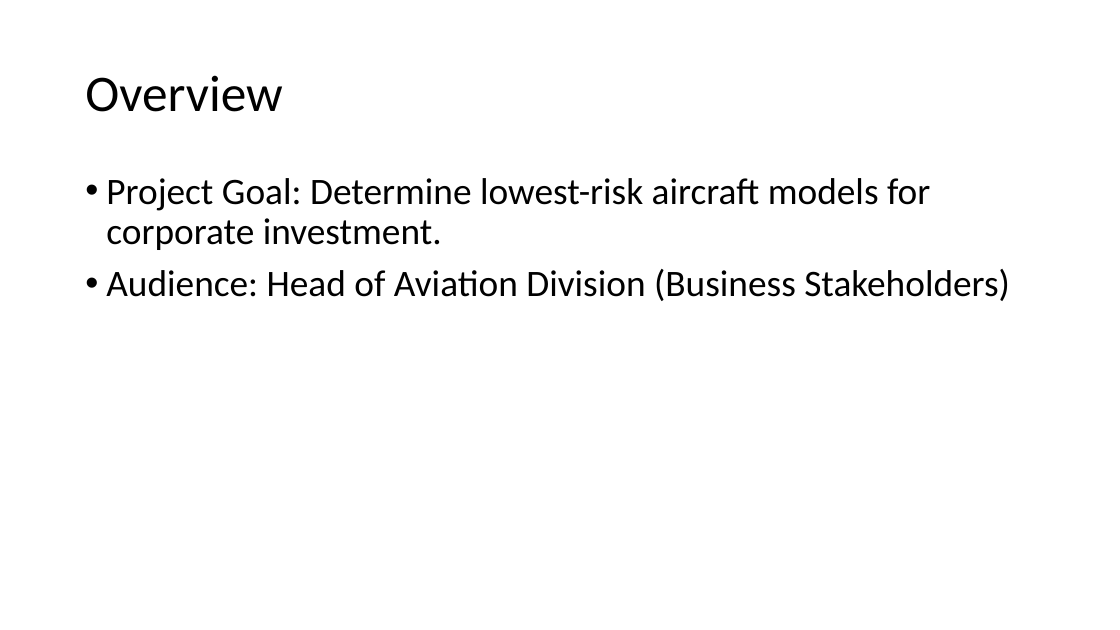
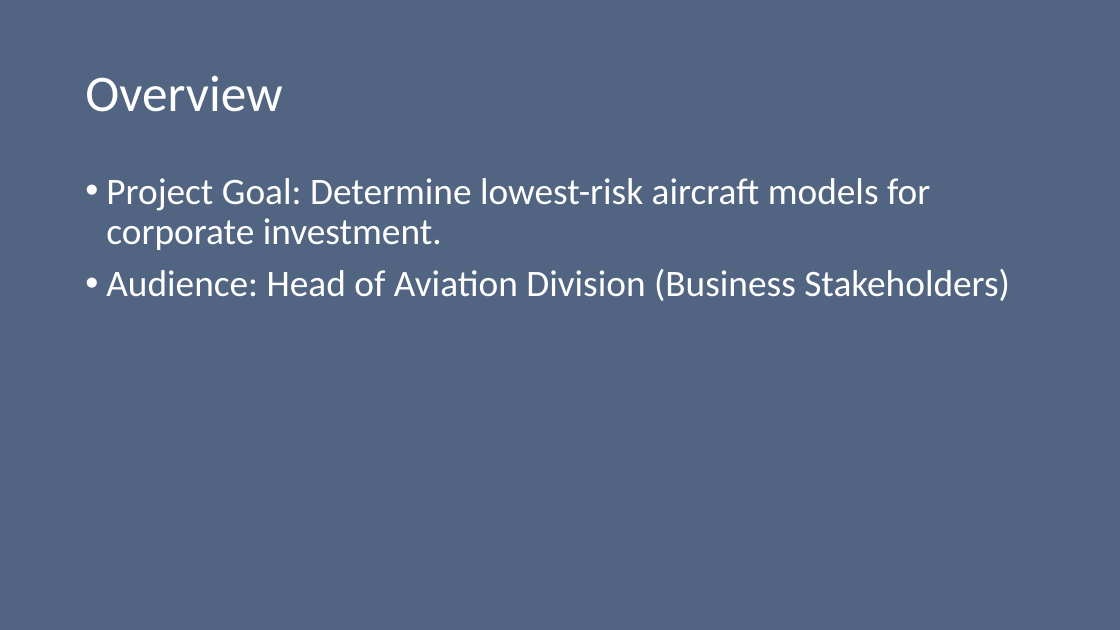
Before and after one commit to TonieMuthee/phase_1_data_science_project, a slide deck: slide 2 of Other_files_and workings/Identifying_Lowest_Risk_Aircraft_for_Investment.pptx. Drawn at 1120x630 pixels with LibreOffice and Linux fonts; fonts in the diff are those of the drawing. Boxes give left, top, right and bottom in pixels: in the first picture for what was removed or moved away, otherwise in the second. Text is boxed around its words. In the diff, an @@ line names an element or a change of style, - is before the commit and + after.

```diff
--- a/Other_files_and workings/Identifying_Lowest_Risk_Aircraft_for_Investment.pptx
+++ b/Other_files_and workings/Identifying_Lowest_Risk_Aircraft_for_Investment.pptx
@@ background #FFFFFF to #526582 @@
@@ title "Overview" at (85,76,282,112): text colour #000000 to #FFFFFF @@
@@ text "Project Goal: Determine lowest-risk aircraft ..." at (106,178,1010,301): text colour #000000 to #FFFFFF @@
```
Also in this commit, not shown: 12 other slides changed, 3 other files.
